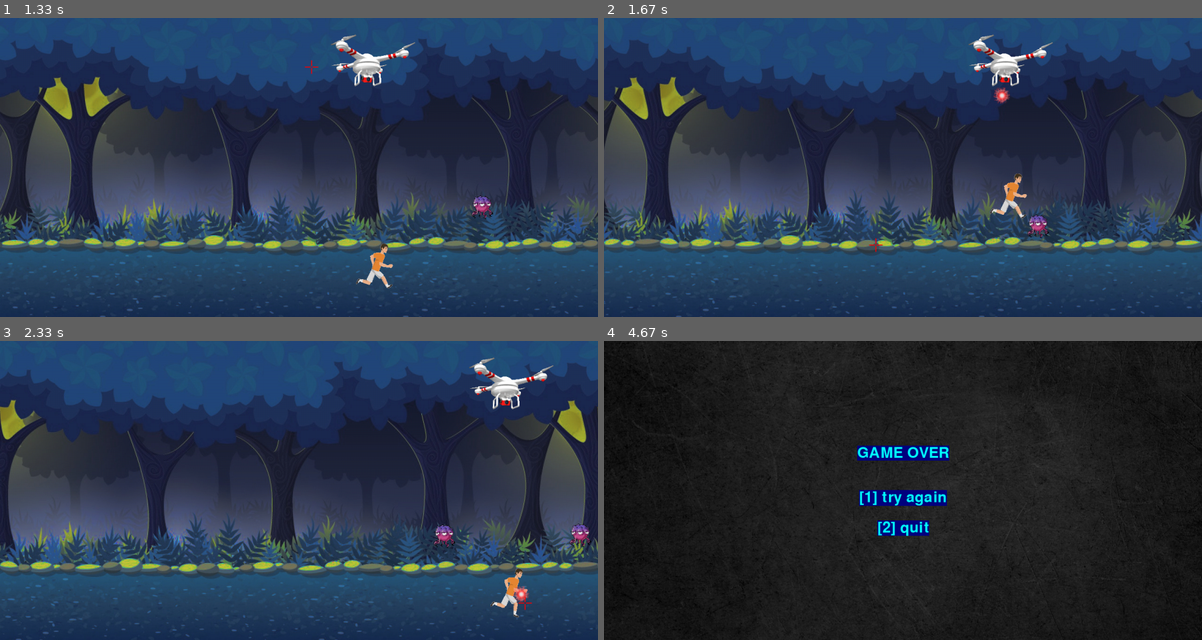
Above: before the commit, frames 1-4 (two rows, left to right).
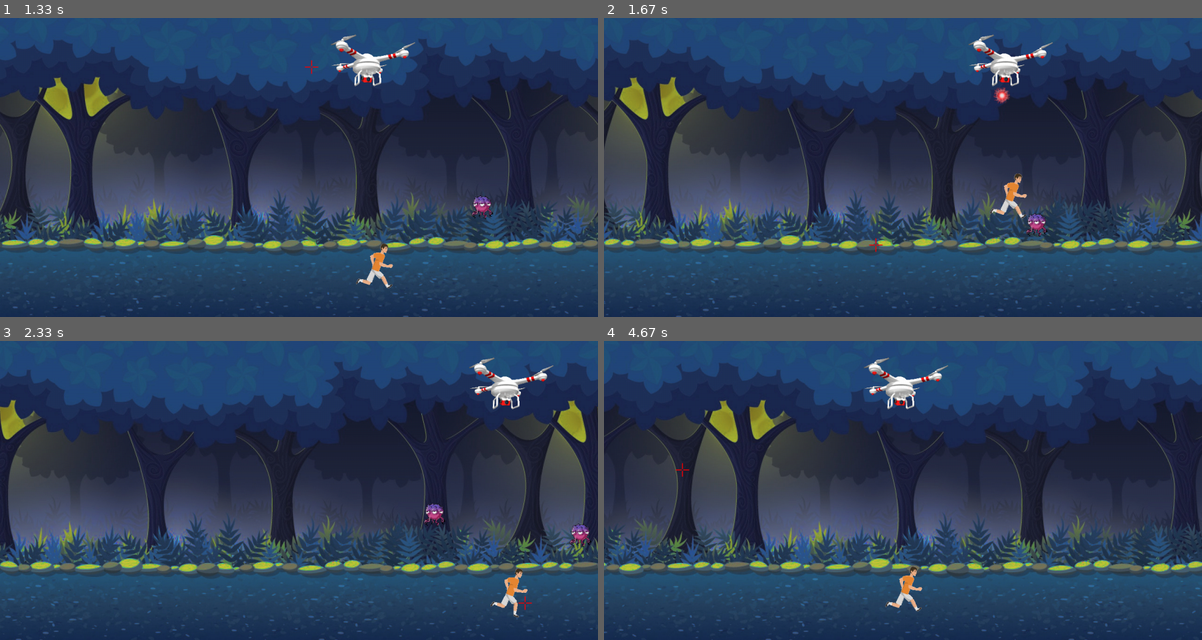
Above: after the commit, the same moments.

Repository: miro011/python-pygame-project
Game: pygame game, started from run.py
The game is run twice, just before and just after one commit, with the same random seed, the same clock (stepped at 60 frames per second) and the same inputs.
Inputs (mouse positions are in pixels of both pictures, inside the frame that each line leads up to):
- Up to frame 1 (1.33 s): tap 1 at 0.33 s; press the mouse at (370, 194) at 0.7 s; move the mouse to (257, 125) at 0.8 s; release the mouse at (143, 56) at 0.93 s; hold Right from 1 s (still down); click (310, 65) at 1.08 s
- Up to frame 2 (1.67 s): release Right at 1.47 s; hold Up from 1.5 s (still down); click (873, 245) at 1.58 s
- Up to frame 3 (2.33 s): release Up at 1.8 s; hold Right 1.83-2.3 s; click (526, 604) at 1.92 s
- Up to frame 4 (4.67 s): hold Left 2.33-2.87 s; click (807, 391) at 2.42 s; hold Left 2.9-3.3 s; click (1112, 568) at 2.98 s; hold Up 3.33-3.7 s; click (681, 469) at 3.42 s; tap 1 at 4.4 s

Frame 1 is identical in both runs. In frame 2, 0.2% of the frame differs, in the area x 70-75%, y 65-74%; in frame 3, 0.4%; in frame 4, 93%, in the area x 0-100%, y 0-100%.

Commit message:
balance improvements

Diff:
--- a/bullet.py
+++ b/bullet.py
@@ -36,7 +36,9 @@
         self.rect.center = self.startV.lerp(self.finalV, progress)
         self.counter += 1
 
-        if progress == 1: self.shouldDelete = True
+        if progress == 1:
+            self.shouldDelete = True
+            self.spritesDict["drone"][0].isShooting = False
 
         '''enemyIndexesHitArr = self.rect.collidelistall(self.spritesDict["enemies"])
         for enemyIndex in enemyIndexesHitArr:
--- a/cross.py
+++ b/cross.py
@@ -39,7 +39,6 @@
         collidedWithPlayer = True if self.rect.collidelist(self.spritesDict["player"]) >= 0 else False
 
         if collidedWithPlayer:
-            globals.ENEMY_SPLIT_CHANCE = globals.ENEMY_SPLIT_CHANCE - int(globals.ENEMY_SPLIT_CHANCE/10) # relative reduction
             self.kill_enemies()
             self.respawn()
         if not stillOnBackground:
--- a/drone.py
+++ b/drone.py
@@ -19,13 +19,15 @@
         self.nextImageTimer.daemon = True
         self.nextImageTimer.start()
 
+        self.isShooting = False
+
     ######################################################################
     # OPTIONAL
 
     def user_input(self, eventsQueueArr):
         for event in eventsQueueArr:
             if event.type == pygame.MOUSEBUTTONUP:
-                if event.button == 1: # 1-left 2-middle, 3-right, 4-scrollup, 5-scrolldown
+                if event.button == 1 and not self.isShooting: # 1-left 2-middle, 3-right, 4-scrollup, 5-scrolldown
                     self.shoot()
 
     def update_location(self):
@@ -42,6 +44,7 @@
     # SPECIAL
 
     def shoot(self):
+        self.isShooting = True
         self.spritesDict["bullets"].append(bullet.Bullet(self.screen, self.spritesDict))
 
 
--- a/enemy.py
+++ b/enemy.py
@@ -48,14 +48,14 @@
             # make it so that the enemy is slower when following player and faster when going towards player
             playerDir = self.spritesDict["player"][0].direcion
             playerRect = self.spritesDict["player"][0].rect
-            if (self.rect.left > playerRect.right and playerDir == 1) or (self.rect.right < playerRect.left and playerDir == -1):
+            if (self.rect.left > playerRect.left and playerDir == 1) or (self.rect.right < playerRect.right and playerDir == -1):
                 speed *= 3
 
             # calculate movement, collisions etc.
             startV = pygame.Vector2(self.rect.center)
             finalV = pygame.Vector2(self.spritesDict["player"][0].rect.center)
             numUpdates = int(startV.distance_to(finalV) / speed)
-            if numUpdates < 10: # using this to detect collision with player and purposefully a bit loose so player can somewhat avoid
+            if numUpdates < 10: # using this to detect collision with player so it can be looser (lower = looser)
                 self.spritesDict["over_menu"][0].toggle_menu()
                 return
             progress = 1 / numUpdates
@@ -73,13 +73,7 @@
     def respawn(self):
         self.nextImageTimer.cancel()
         self.shouldDelete = True
-
-        globals.ENEMY_SPLIT_CHANCE += 1
-
-        shouldSplit = self.calculate_chancery(globals.ENEMY_SPLIT_CHANCE)
-        numOfNewSpawns = 2 if shouldSplit else 1
-        for i in range(numOfNewSpawns):
-            self.spritesDict["enemies"].append(Enemy(self.screen, self.spritesDict))
+        self.spritesDict["enemies"].append(Enemy(self.screen, self.spritesDict))
 
 
     ######################################################################
--- a/globals.py
+++ b/globals.py
@@ -12,5 +12,4 @@
 DIST_FROM_BOTTOM = 40 # used so that I can put a HUD on the bottom (player, enemies etc.)
 
 ENEMY_DF_NUMBER = 5
-ENEMY_SPLIT_CHANCE = 20 # 50% chance that when an enemy is killed, 2 additional once will be spawned (altered as games goes on)
 ENEMY_SPAWN_ON_THE_RIGHT_CHANCE = 90 # 70%
--- a/player.py
+++ b/player.py
@@ -68,6 +68,18 @@
 
         if self.jumpInProg: self.manage_jump()
 
+        # not a good placement but 1 player vs loop 5 enemies each
+        # makes it so that when the player is going forward and all enemies are behind him one of them respawn in front
+        if self.direcion == 1:
+            allBehind = True
+            for enemySprite in self.spritesDict["enemies"]:
+                if enemySprite.rect.left > self.rect.right:
+                    allBehind = False
+                    break
+            if allBehind:
+                self.spritesDict["enemies"][0].respawn()
+
+
 
     def blit(self):
         self.screen.blit(self.image, self.rect)
